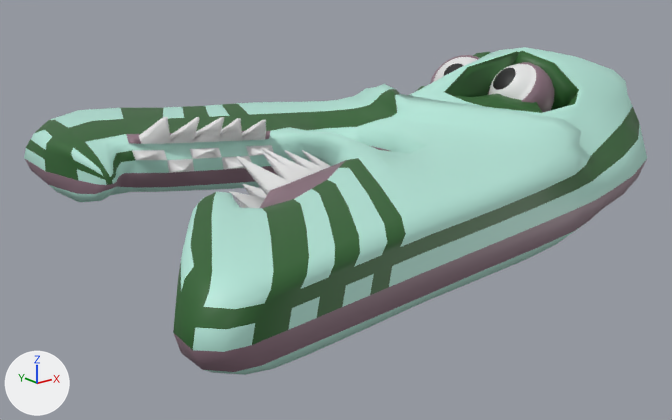
The FBX model Assets/FbxRaw/A_monster.fbx, before and after one commit.
The view is the same before and after, from a 50 mm camera at (-0.0296, -0.0247, 0.0106) aimed at (-0.0078, 0.0024, -0.0003). The lights are fixed; the arrows at lower left show +X, +Y and +Z. Where no turn or scale is listed for an object, it has been applied to the vertices.

Names of what the first picture shows: 'A_MonsterMesh'.
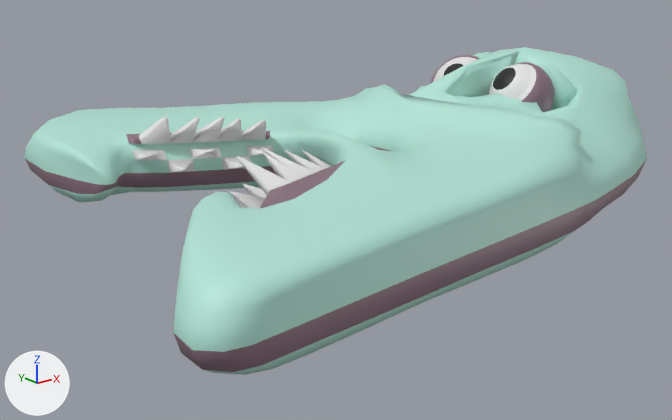
The change, as a diff of the scene's bpy script:
```diff
--- a/Assets/FbxRaw/A_monster.fbx.py
+++ b/Assets/FbxRaw/A_monster.fbx.py
@@ me_a_monstermesh @@
 me_a_monstermesh.from_pydata(...)  # 1692 vertices, 1736 faces; spans x -0.0203..0.0062, y -0.0087..0.0146, z -0.0006..0.0056
 # used by ob_a_monstermesh; location = (0.0, 0.0, 0.0)
+# me_a_monstermesh part 1: all 244 faces that had it switch from mat_amonstergreen (dark green #2d632e) to mat_material (green #b5e7d9)
 me_a_monstermesh.materials.append(mat_amonsterblack)
```

Pixel boxes [x1, y1, x2, y2] of what changed, in the pictures (672 x 420 px):
part 1 of me_a_monstermesh, recoloured: [26, 51, 640, 350] in both
